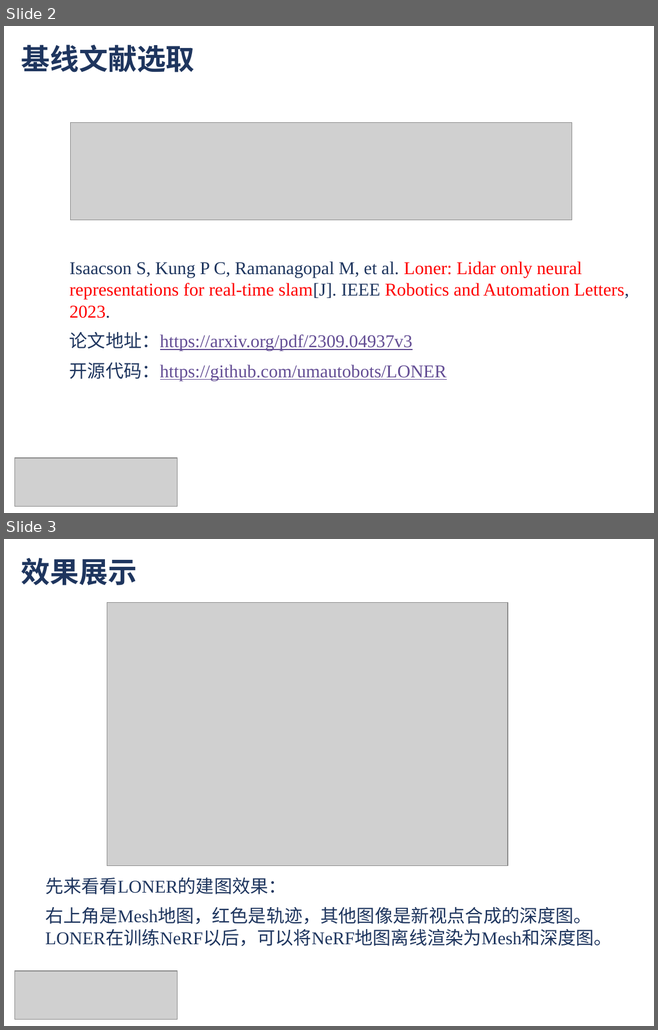
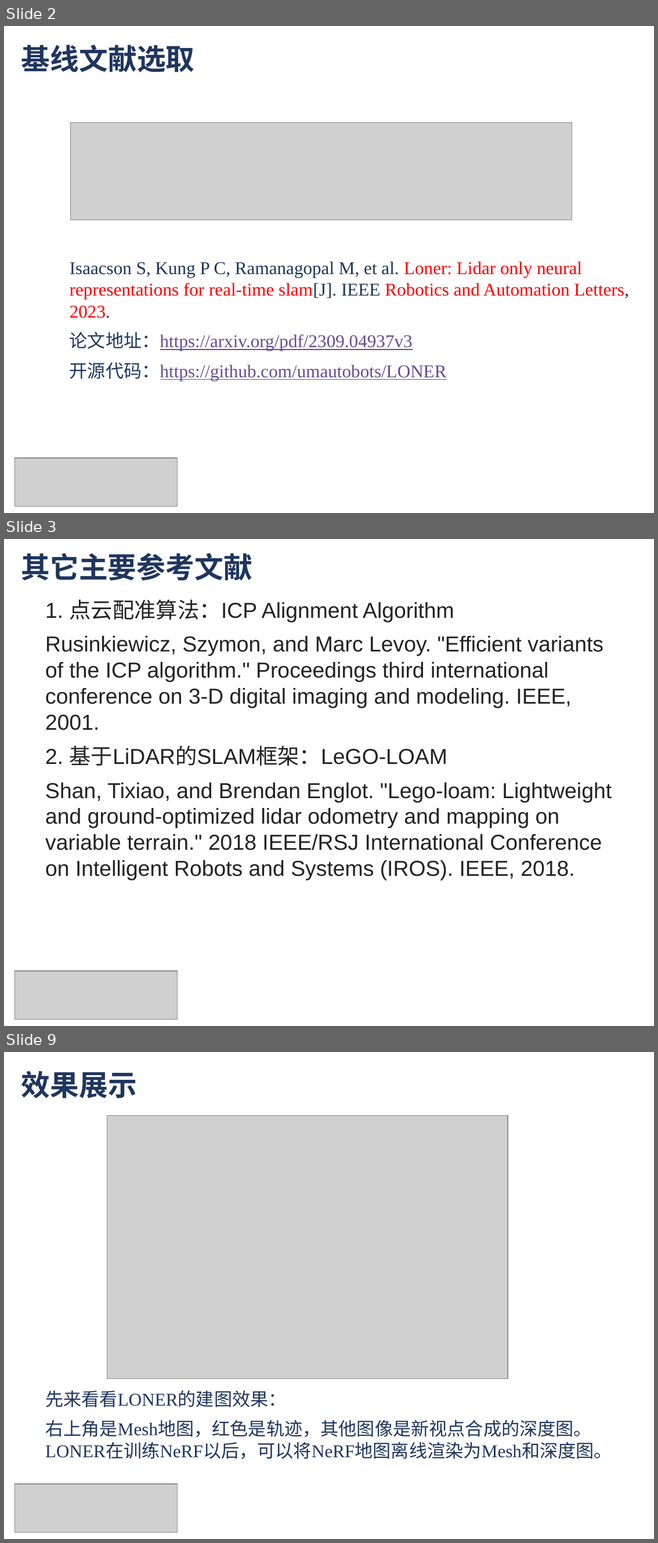
Before and after one commit to chengyingshe/Project_SLAM, a slide deck: ppt/佘成应_王奔_智能车文献汇报.pptx. Shown one above the other, each under a label of ours: slides 2 and 3 before the commit, slides 2, 3 and 9 after it; the slides between them are not shown. The pictures are 658x1030 and 658x1543 pixels, drawn with LibreOffice and Linux fonts; fonts in the diff are those of the drawing; grey boxes stand for pictures. Boxes give left, top, right and bottom in pixels: in the first picture for what was removed or moved away, otherwise in the second. Text is boxed around its words. In the diff, an @@ line names an element or a change of style, - is before the commit and + after.

```diff
--- a/ppt/佘成应_王奔_智能车文献汇报.pptx
+++ b/ppt/佘成应_王奔_智能车文献汇报.pptx
@@ slide 3 added at (4,539,654,1026), background #FFFFFF @@
@@ text added at (21,553,252,581), 32 pt, text #1E355E, bold @@
+其它主要参考文献
@@ text added at (45,599,611,881), 24 pt, text #222222 @@
+1. 点云配准算法：ICP Alignment Algorithm
+Rusinkiewicz, Szymon, and Marc Levoy. "Efficient variants of the ICP algorithm." Proceedings third international conference on 3-D digital imaging and modeling. IEEE, 2001.
+2. 基于LiDAR的SLAM框架：LeGO-LOAM
+Shan, Tixiao, and Brendan Englot. "Lego-loam: Lightweight and ground-optimized lidar odometry and mapping on variable terrain." 2018 IEEE/RSJ International Conference on Intelligent Robots and Systems (IROS). IEEE, 2018.
@@ picture added at (15,971,177,1019) @@
@@ what was slide 3 is now slide 9 @@
```
Also in this commit, not shown: 1 slide changed, 4 other slides added, 1 slide removed, 1 other file.
